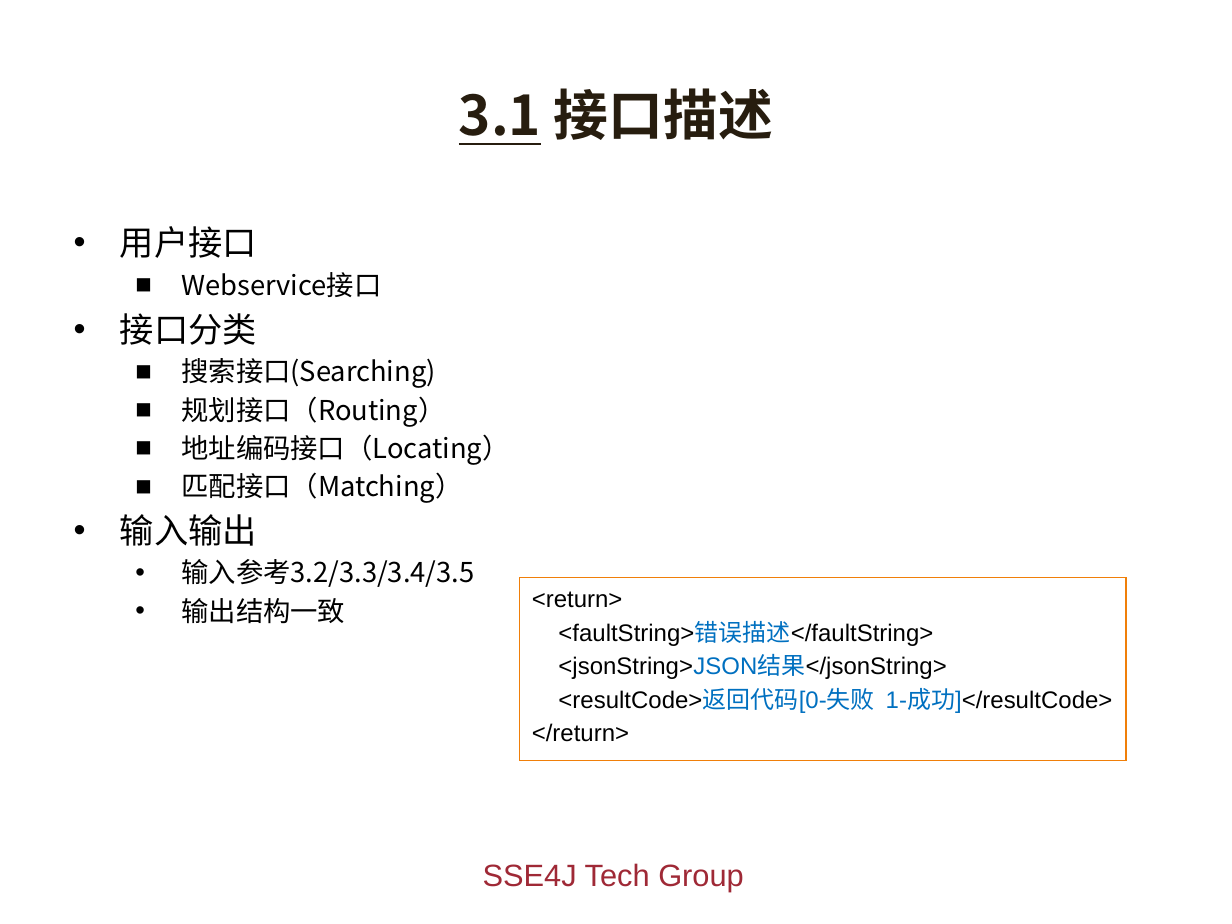
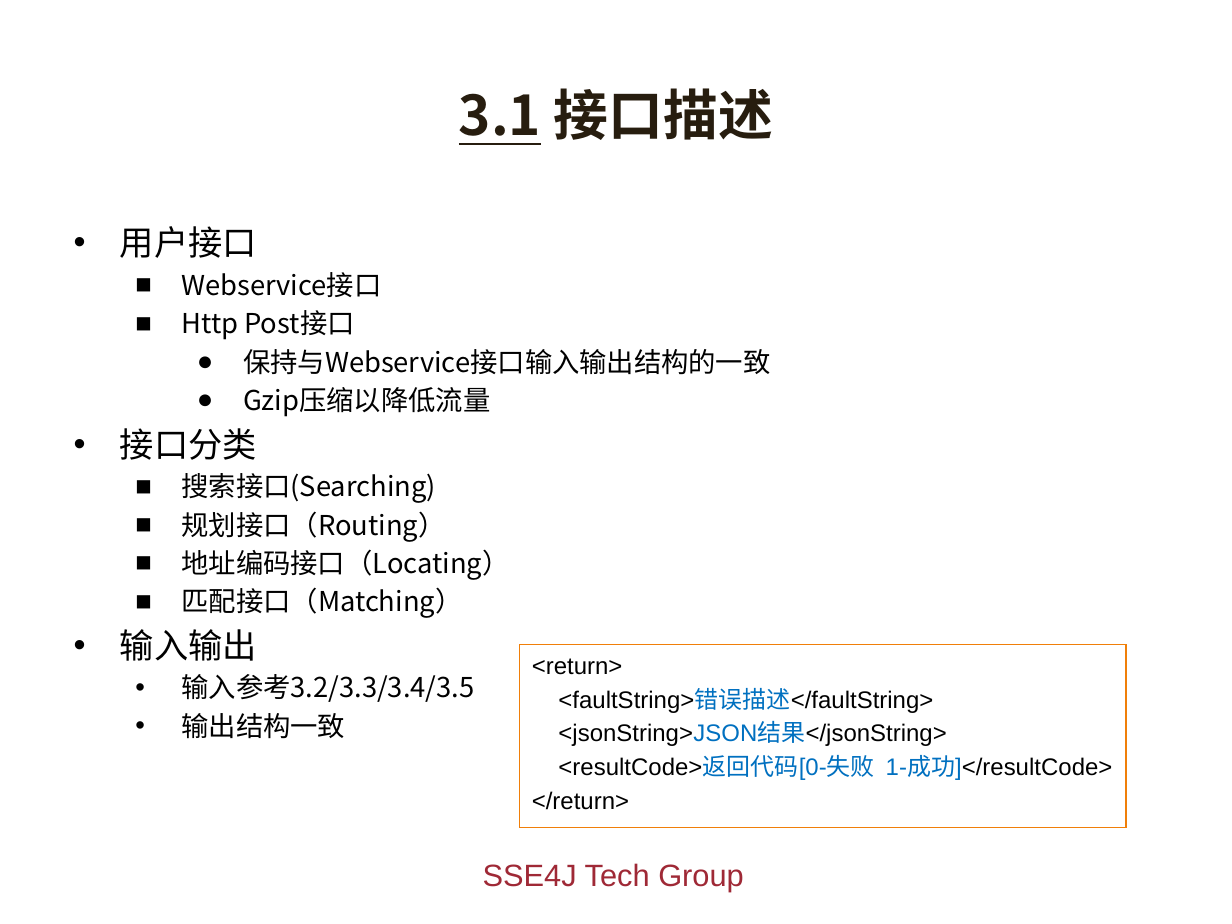
Before and after one commit to giszh86/sse4j, a slide deck: slide 12 of doc/sse4j.pptx. Drawn at 1232x924 pixels with LibreOffice and Linux fonts; fonts in the diff are those of the drawing; background and template pictures are left out. Boxes give left, top, right and bottom in pixels: in the first picture for what was removed or moved away, otherwise in the second. Text is boxed around its words. In the diff, an @@ line names an element or a change of style, - is before the commit and + after.

```diff
--- a/doc/sse4j.pptx
+++ b/doc/sse4j.pptx
@@ text at [182, 310, 770, 417]: paragraphs added @@
+  ■ Http Post接口
+    ● 保持与Webservice接口输入输出结构的一致
+    ● Gzip压缩以降低流量
@@ rectangle "<return>": place and size @@
-rectangle "<return>" at [520, 578, 1126, 760]
+rectangle "<return>" at [520, 644, 1126, 827]
```
Also in this commit, not shown: 2 other slides changed.
